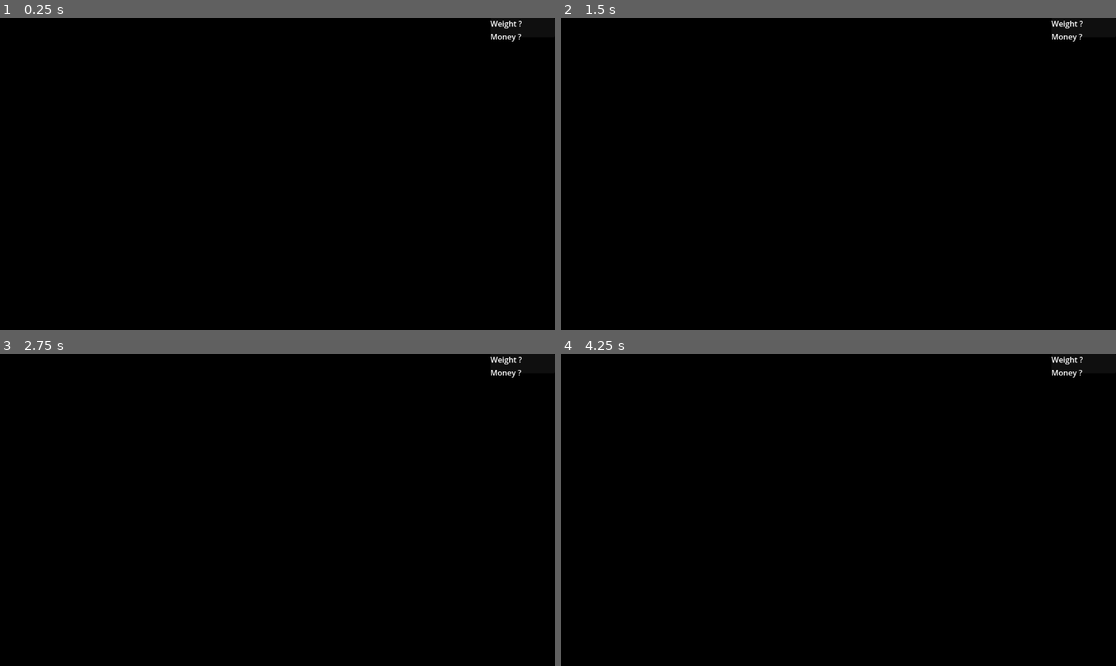
Above: before the commit, frames 1-4 (two rows, left to right).
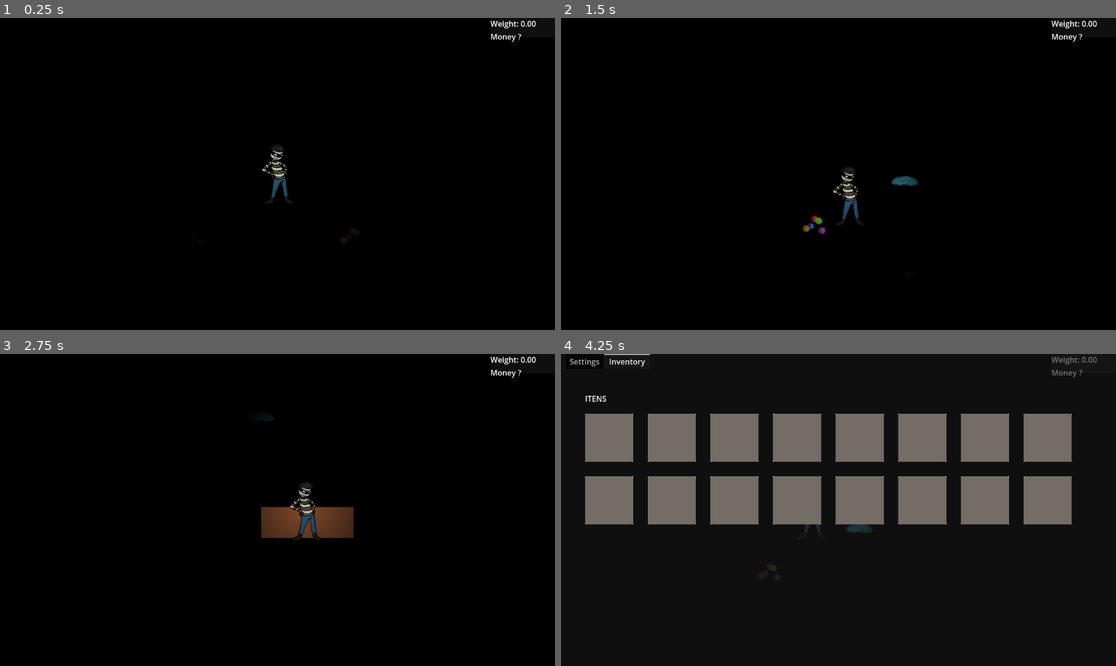
Above: after the commit, the same moments.

Repository: Enriquenf07/game-jam-march-2026
Game: Godot game, scene res://world/world.tscn
The game is run twice, just before and just after one commit, with the same random seed, the same clock (stepped at 60 frames per second) and the same inputs. Sound files missing from this copy of the repository are replaced by a short silence.
Inputs:
- Up to frame 1 (0.25 s): no input
- Up to frame 2 (1.5 s): tap Enter at 0.5 s; hold D (right) 0.53-1.28 s; hold E (interact) 0.53-1.28 s; hold S (down) from 1.28 s (still down); tap Shift (run) at 1.35 s
- Up to frame 3 (2.75 s): release S (down) at 2.03 s; hold D (right) from 2.03 s (still down); hold E (interact) from 2.03 s (still down)
- Up to frame 4 (4.25 s): release D (right) at 2.78 s; release E (interact) at 2.78 s; hold W (up) 2.78-3.53 s; tap Shift (run) at 2.85 s; hold A (left) from 3.53 s (still down); hold E (interact) from 3.53 s (still down); tap I (open_inventory) at 4.15 s

The runs differ from the first frame. In frame 1, 0.4% of the frame differs, in the area x 47-97%, y 0-72%; in frame 2, 0.6%; in frame 3, 1.8%; in frame 4, 22%, in the area x 0-97%, y 0-73%.
Error before the commit: Invalid call. Nonexistent function 'change_inventory' in base 'Nil'. (res://world/world.gd:13)

Commit message:
Minor bug fixes.
Fixed some minor bugs that came up as errors in the Godot debugger.

Diff:
--- a/ui/inventory/inventory_ui.gd
+++ b/ui/inventory/inventory_ui.gd
@@ -39,6 +39,8 @@
 	return label
 
 func _on_pressed(index):
+	if (inventory.items.size() == 0):
+		return
 	selected_item = inventory.items.get(index)
 	selected_item_ui.change_item(selected_item)
 
@@ -73,6 +75,8 @@
 	if inventory == null:
 		return
 	selected_item_ui.visible = false
+	if (inventory.items.size() == 0):
+		return
 	for i in range(inventory.MAX_SLOTS):
 		var item = inventory.items.get(i)
 		var text = slots_text.get(i)
--- a/world/world.tscn
+++ b/world/world.tscn
@@ -11,15 +11,17 @@
 [ext_resource type="PackedScene" uid="uid://cbhd62ic6mqpb" path="res://traps/marbles/marbles.tscn" id="9_marbles"]
 [ext_resource type="PackedScene" uid="uid://602avg8qg6xb" path="res://traps/mouse_trap/mouse_trap.tscn" id="10_mouse"]
 [ext_resource type="PackedScene" uid="uid://hjrqcu6wi22w" path="res://traps/puddle/puddle.tscn" id="11_puddle"]
+[ext_resource type="PackedScene" uid="uid://dhqqk4mm3mkgx" path="res://ui/PauseUi/PauseUI.tscn" id="12_mad0u"]
 
 [sub_resource type="RectangleShape2D" id="RectangleShape2D_ai45w"]
 size = Vector2(720, 224)
 
-[node name="Node2D" type="Node2D" unique_id=148939300 node_paths=PackedStringArray("hud", "camera", "canvaModulate")]
+[node name="Node2D" type="Node2D" unique_id=148939300 node_paths=PackedStringArray("hud", "camera", "canvaModulate", "pause_ui")]
 script = ExtResource("1_4717r")
 hud = NodePath("Hud")
 camera = NodePath("Camera")
 canvaModulate = NodePath("CanvasModulate")
+pause_ui = NodePath("PauseUi")
 metadata/_custom_type_script = "uid://yyqd8rad7pha"
 
 [node name="Camera" type="Camera2D" parent="." unique_id=1564084660]
@@ -69,3 +71,5 @@
 
 [node name="CanvasModulate" type="CanvasModulate" parent="." unique_id=668895164]
 color = Color(0, 0, 0, 1)
+
+[node name="PauseUi" parent="." unique_id=1167017787 instance=ExtResource("12_mad0u")]
